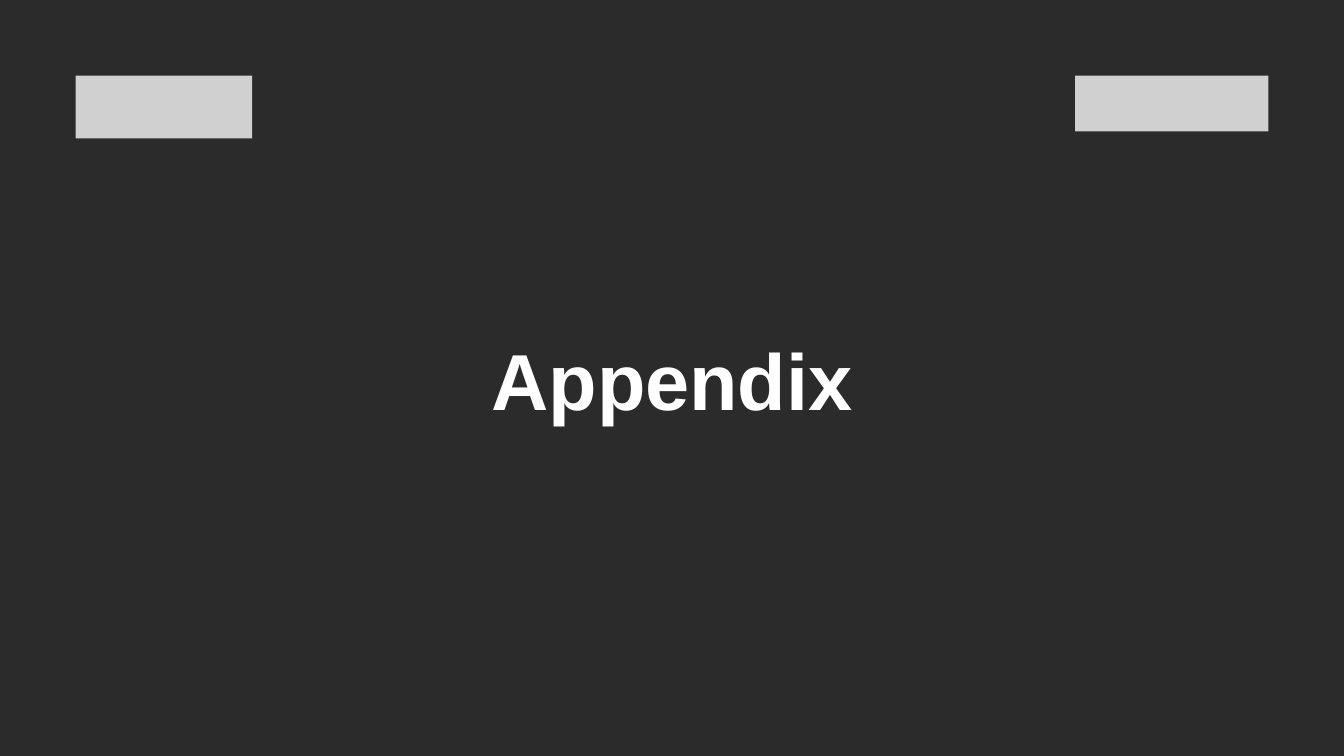
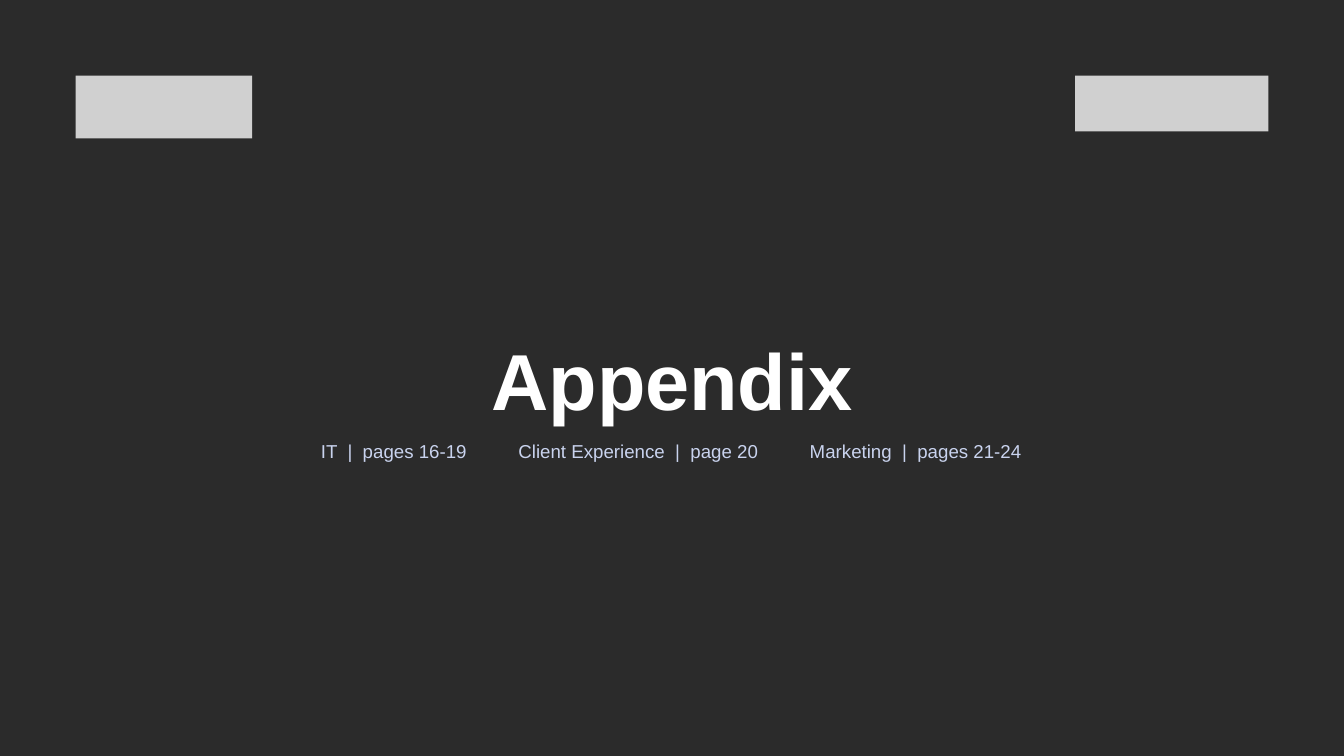
Before and after one commit to hatemmsc-ops/HatemIsa_202508993_IT9002_NLP_Project, a slide deck: slide 15 of emyaa-ceo-deck/output/ceo-update/eMYAA_Performance_Analysis_-_01.10.2026_-_Updated_29_Sep.pptx. Drawn at 1344x756 pixels with LibreOffice and Linux fonts; fonts in the diff are those of the drawing; grey boxes stand for pictures; background and template pictures are left out; a plain dark background stands for a picture behind light text. Boxes give left, top, right and bottom in pixels: in the first picture for what was removed or moved away, otherwise in the second. Text is boxed around its words. In the diff, an @@ line names an element or a change of style, - is before the commit and + after.

```diff
--- a/emyaa-ceo-deck/output/ceo-update/eMYAA_Performance_Analysis_-_01.10.2026_-_Updated_29_Sep.pptx
+++ b/emyaa-ceo-deck/output/ceo-update/eMYAA_Performance_Analysis_-_01.10.2026_-_Updated_29_Sep.pptx
@@ text added at box(321, 444, 1021, 462), 20 pt, text #C9D3EE @@
+IT | pages 16-19 Client Experience | page 20 Marketing | pages 21-24
```
Also in this commit, not shown: 18 other slides changed, 27 other files.
